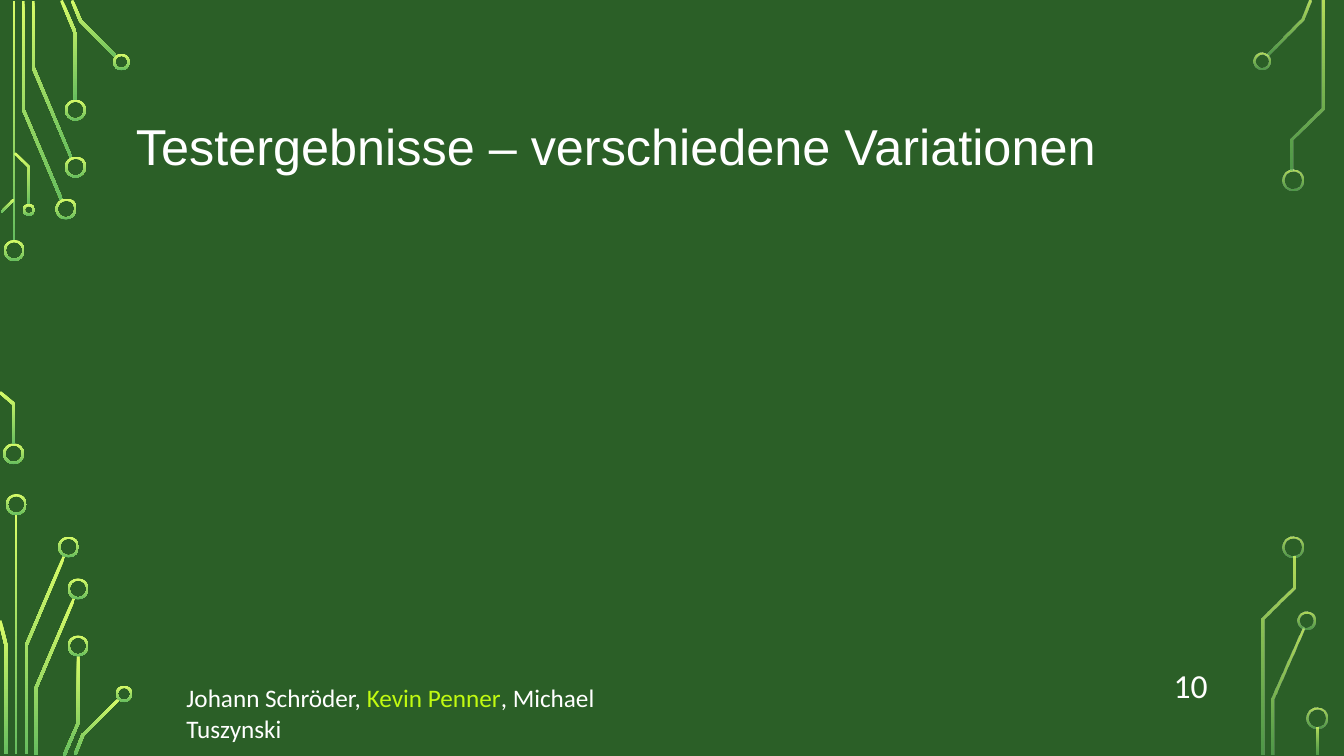
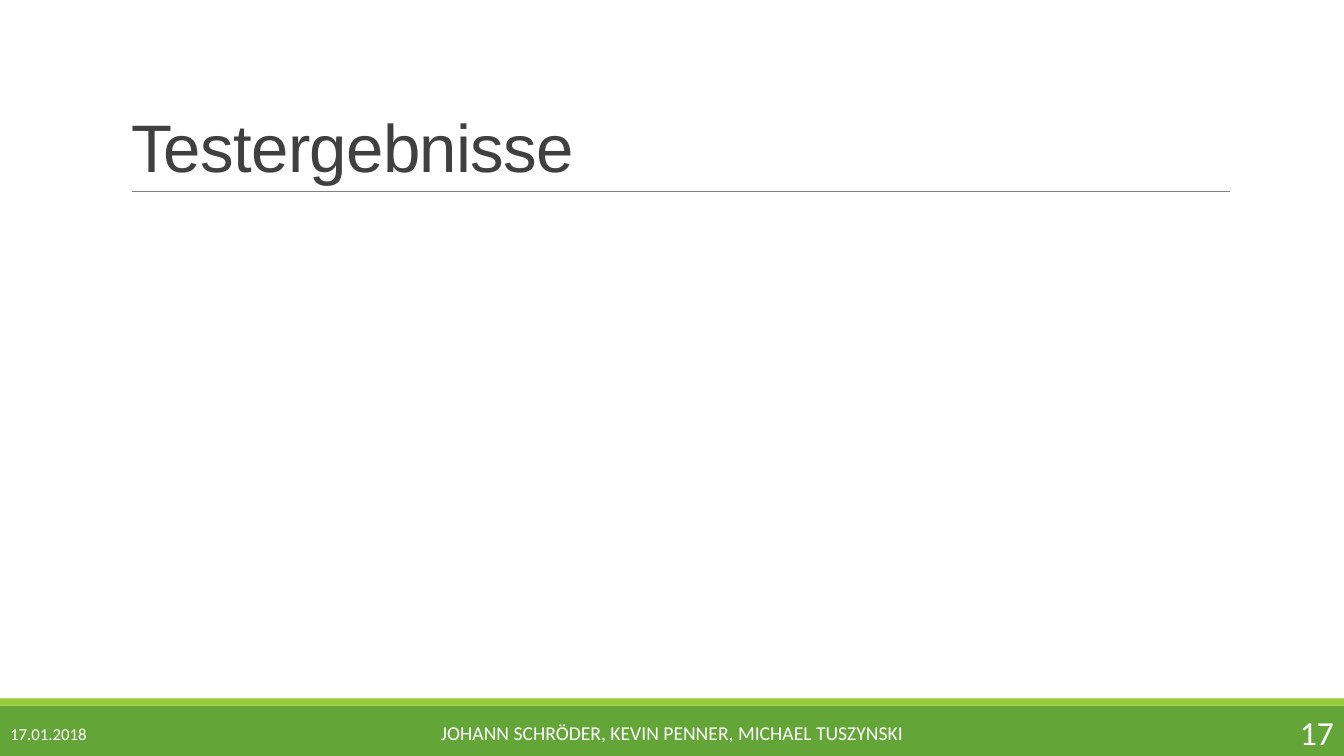
Before and after one commit to jschroeder89/genetic_algorithm, a slide deck: slide 17 of Präsentation/BMO_Genetischer_Algorithmus_JKM.pptx (slide 10 before the commit). Drawn at 1344x756 pixels with LibreOffice and Linux fonts; fonts in the diff are those of the drawing; background and template pictures are left out. Boxes give left, top, right and bottom in pixels: in the first picture for what was removed or moved away, otherwise in the second. Text is boxed around its words. In the diff, an @@ line names an element or a change of style, - is before the commit and + after.

```diff
--- a/Präsentation/BMO_Genetischer_Algorithmus_JKM.pptx
+++ b/Präsentation/BMO_Genetischer_Algorithmus_JKM.pptx
@@ background picture (left out) to #FFFFFF @@
@@ title "Testergebnisse" at (x1=131, y1=123, x2=574, y2=185): vertical alignment middle to bottom @@
@@ title at (x1=131, y1=123, x2=574, y2=185): text changed; size 36 to 48 pt; text colour #FFFFFF to #404040 @@
-Testergebnisse – verschiedene Variationen
+Testergebnisse
@@ line added from (132, 192) to (1231, 192), #808080 0.5 pt @@
@@ page number removed at (x1=1174, y1=676, x2=1208, y2=698) @@
-10
@@ rectangle added at (x1=0, y1=706, x2=1344, y2=756), fill #63A537 @@
@@ rectangle added at (x1=0, y1=699, x2=1344, y2=706), fill #99CB38 @@
@@ text "JOHANN SCHRÖDER, KEVIN PENNER, MICHAEL ..." at (x1=441, y1=724, x2=903, y2=743): vertical alignment top to middle @@
@@ text added at (x1=10, y1=728, x2=86, y2=740), 12 pt, text #FFFFFF @@
+17.01.2018
@@ text at (x1=441, y1=724, x2=903, y2=743): text changed; size 18 to 14 pt @@
-Johann Schröder, Kevin Penner, Michael Tuszynski
+JOHANN SCHRÖDER, KEVIN PENNER, MICHAEL TUSZYNSKI
@@ page number added at (x1=1300, y1=723, x2=1334, y2=745), 24 pt, text #FFFFFF @@
+17
@@ group removed at (x1=0, y1=0, x2=1328, y2=756): 33 freeform shapes, 3 rectangles @@
```
Also in this commit, not shown: 10 other slides changed, 8 slides added, 6 slides removed, 2 other files.
